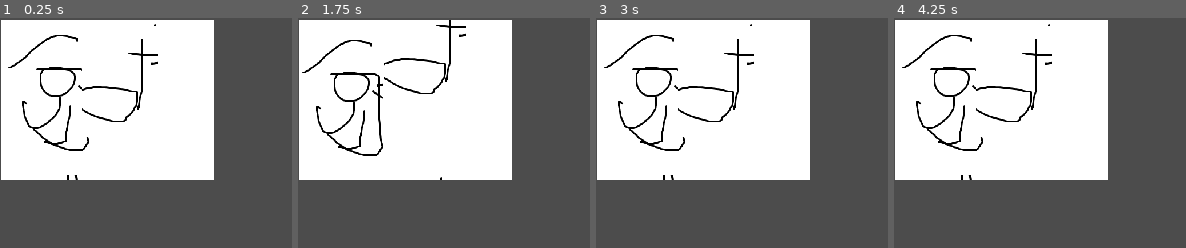
Above: before the commit, frames 1-4 (left to right).
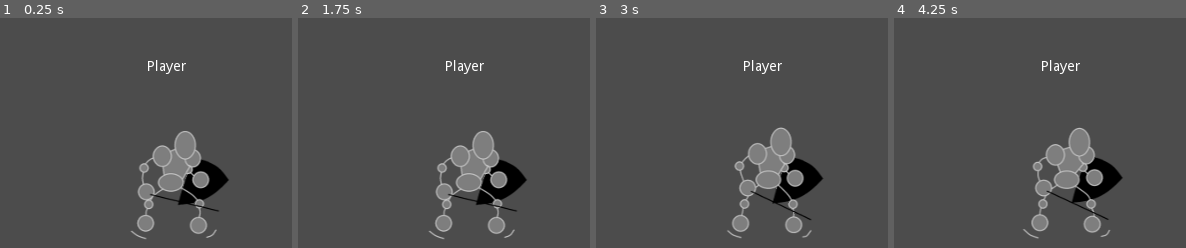
Above: after the commit, the same moments.

Repository: stupidax/tournament
Game: Godot game, scene res://scenes/Player/Player.tscn
Two runs of this game, one before a commit and one after it. Both use one fixed random seed, a clock stepped at 60 frames per second and the inputs below. This scene is started directly instead of the project's main scene.
Inputs:
- Up to frame 1 (0.25 s): no input
- Up to frame 2 (1.75 s): hold Up (ui_up) 0.53-1.28 s
- Up to frame 3 (3 s): hold Up (ui_up) from 2.03 s (still down)
- Up to frame 4 (4.25 s): release Up (ui_up) at 3.53 s

The runs differ from the first frame. In frame 1, 54% of the frame differs, in the area x 0-79%, y 0-97%; in frame 2, 54%; in frame 3, 54%; in frame 4, 54%.

Commit message:
img ballons idle
ajout ballons idle

Diff:
--- a/project.godot
+++ b/project.godot
@@ -13,6 +13,13 @@
 config/name="Tournament"
 run/main_scene="res://scenes/Game/Title.tscn"
 config/icon="res://icon.png"
+
+[autoload]
+
+PluginSettings="*res://addons/github-integration/scripts/PluginSettings.gd"
+IconLoaderGithub="*res://addons/github-integration/scripts/IconLoaderGithub.gd"
+UserData="*res://addons/github-integration/scripts/user_data.gd"
+RestHandler="*res://addons/github-integration/scenes/RestHandler.tscn"
 
 [display]
 
--- a/scenes/Player/Player.tscn
+++ b/scenes/Player/Player.tscn
@@ -1,19 +1,8 @@
-[gd_scene load_steps=10 format=2]
+[gd_scene load_steps=12 format=2]
 
 [ext_resource path="res://script/Player.gd" type="Script" id=1]
 [ext_resource path="res://assets/Player/test.png" type="Texture" id=2]
-
-[sub_resource type="AtlasTexture" id=2]
-atlas = ExtResource( 2 )
-region = Rect2( 0, 0, 213, 160 )
-
-[sub_resource type="AtlasTexture" id=3]
-atlas = ExtResource( 2 )
-region = Rect2( 213, 0, 213, 160 )
-
-[sub_resource type="AtlasTexture" id=4]
-atlas = ExtResource( 2 )
-region = Rect2( 426, 0, 213, 160 )
+[ext_resource path="res://assets/Player/ballons_idle_2.png" type="Texture" id=3]
 
 [sub_resource type="AtlasTexture" id=5]
 atlas = ExtResource( 2 )
@@ -27,11 +16,31 @@
 atlas = ExtResource( 2 )
 region = Rect2( 426, 160, 213, 160 )
 
+[sub_resource type="AtlasTexture" id=8]
+flags = 4
+atlas = ExtResource( 3 )
+region = Rect2( 0, 0, 127, 200 )
+
+[sub_resource type="AtlasTexture" id=9]
+flags = 4
+atlas = ExtResource( 3 )
+region = Rect2( 127, 0, 127, 200 )
+
+[sub_resource type="AtlasTexture" id=10]
+flags = 4
+atlas = ExtResource( 3 )
+region = Rect2( 254, 0, 127, 200 )
+
+[sub_resource type="AtlasTexture" id=11]
+flags = 4
+atlas = ExtResource( 3 )
+region = Rect2( 381, 0, 127, 200 )
+
 [sub_resource type="SpriteFrames" id=1]
 animations = [ {
-"frames": [ SubResource( 2 ), SubResource( 3 ), SubResource( 4 ) ],
-"loop": true,
-"name": "idle",
+"frames": [ SubResource( 5 ), SubResource( 6 ), SubResource( 7 ) ],
+"loop": false,
+"name": "attack",
 "speed": 5.0
 }, {
 "frames": [  ],
@@ -46,29 +55,30 @@
 }, {
 "frames": [  ],
 "loop": true,
-"name": "incant",
+"name": "hit",
 "speed": 5.0
 }, {
-"frames": [ SubResource( 5 ), SubResource( 6 ), SubResource( 7 ) ],
-"loop": false,
-"name": "attack",
+"frames": [ SubResource( 8 ), SubResource( 9 ), SubResource( 10 ), SubResource( 11 ) ],
+"loop": true,
+"name": "idle",
+"speed": 5.0
+}, {
+"frames": [  ],
+"loop": true,
+"name": "incant",
 "speed": 5.0
 }, {
 "frames": [  ],
 "loop": true,
 "name": "recup",
 "speed": 5.0
-}, {
-"frames": [  ],
-"loop": true,
-"name": "hit",
-"speed": 5.0
 } ]
 
 [node name="Player" type="AnimatedSprite"]
-position = Vector2( 108, 82 )
+position = Vector2( 180, 144 )
 frames = SubResource( 1 )
 animation = "idle"
+frame = 1
 playing = true
 script = ExtResource( 1 )
 
Binary file added: assets/Player/ballons_idle.png
Not shown, added: assets/Player/ballons_idle.png.import
Binary file added: assets/Player/ballons_idle_2.png
Not shown, added: assets/Player/ballons_idle_2.png.import
